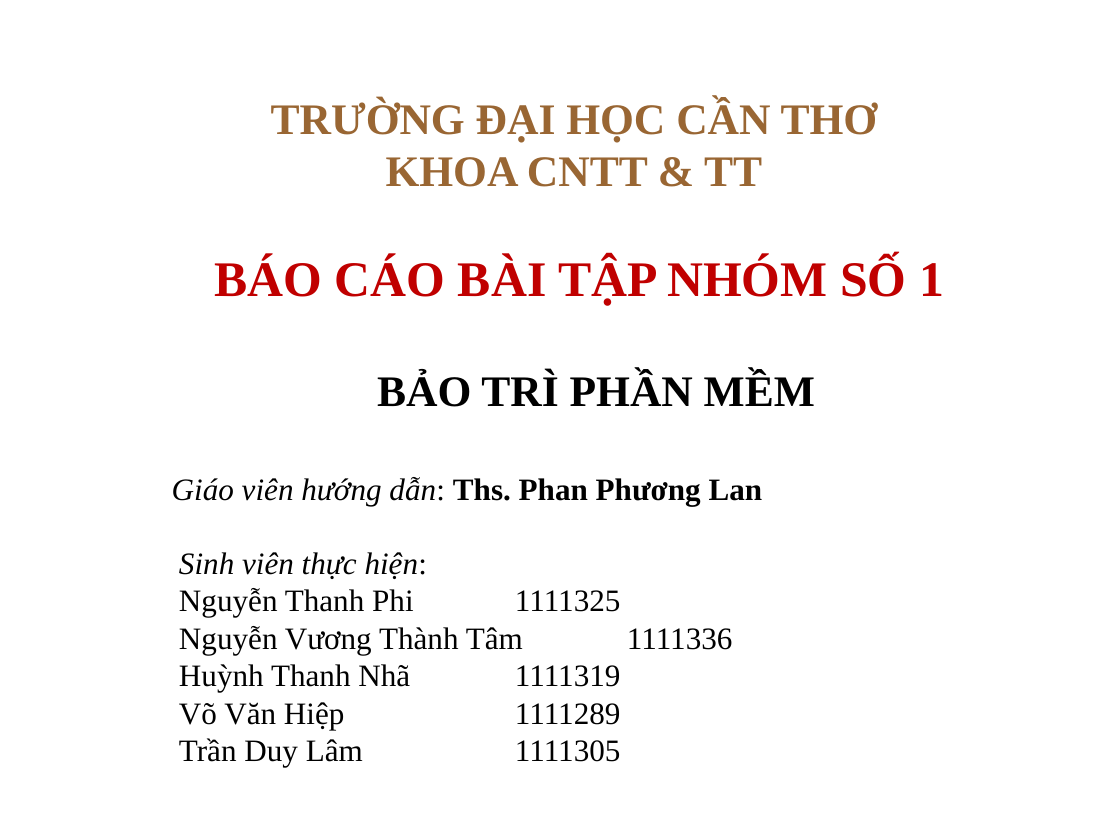
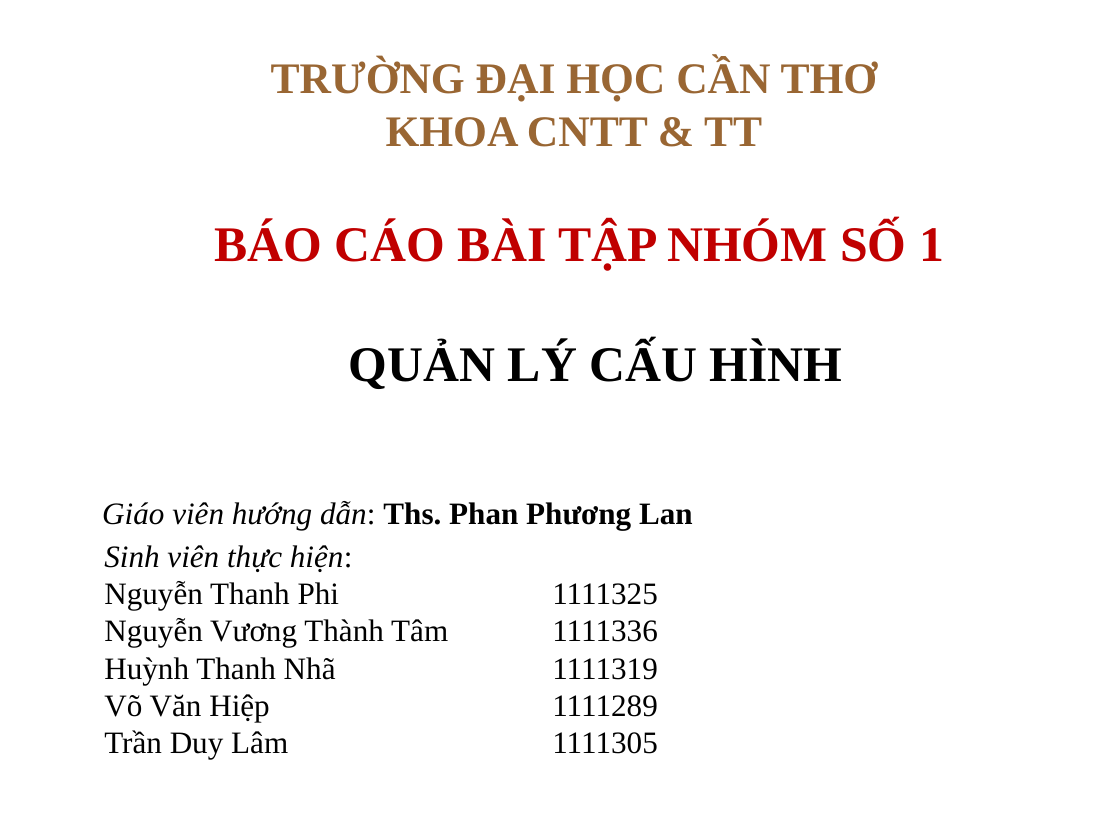
Before and after one commit to thanhphi0127/manager-configuration, a slide deck: slide 1 of doc/baitapso1/NHOM5_BAOCAO_BT1.ppt. Drawn at 1120x840 pixels with LibreOffice and Linux fonts; fonts in the diff are those of the drawing; background and template pictures are left out. Boxes give left, top, right and bottom in pixels: in the first picture for what was removed or moved away, otherwise in the second. Text is boxed around its words. In the diff, an @@ line names an element or a change of style, - is before the commit and + after.

Commit message:
Thêm phần mô tả Google Code và thêm slide

```diff
--- a/doc/baitapso1/NHOM5_BAOCAO_BT1.ppt
+++ b/doc/baitapso1/NHOM5_BAOCAO_BT1.ppt
@@ title "TRƯỜNG ĐẠI HỌC CẦN THƠ ...": place and size @@
-title "TRƯỜNG ĐẠI HỌC CẦN THƠ ..." at [271,99,878,187]
+title "TRƯỜNG ĐẠI HỌC CẦN THƠ ..." at [271,59,878,147]
@@ text "BÁO CÁO BÀI TẬP NHÓM ...": place and size @@
-text "BÁO CÁO BÀI TẬP NHÓM ..." at [215,257,944,306]
+text "BÁO CÁO BÀI TẬP NHÓM ..." at [215,222,944,271]
@@ text added at [349,342,843,389], 32 pt, text #000000, bold @@
+QUẢN LÝ CẤU HÌNH
@@ text removed at [377,372,815,407] @@
-BẢO TRÌ PHẦN MỀM
@@ text "Giáo viên hướng dẫn: Ths. ...": place and size @@
-text "Giáo viên hướng dẫn: Ths. ..." at [172,477,763,506]
+text "Giáo viên hướng dẫn: Ths. ..." at [102,501,693,530]
@@ text "Sinh viên thực hiện:": place and size @@
-text "Sinh viên thực hiện:" at [179,552,733,767]
+text "Sinh viên thực hiện:" at [104,545,658,759]
```
Also in this commit, not shown: 3 other slides changed, 2 slides added, 1 slide removed, 1 other file.
